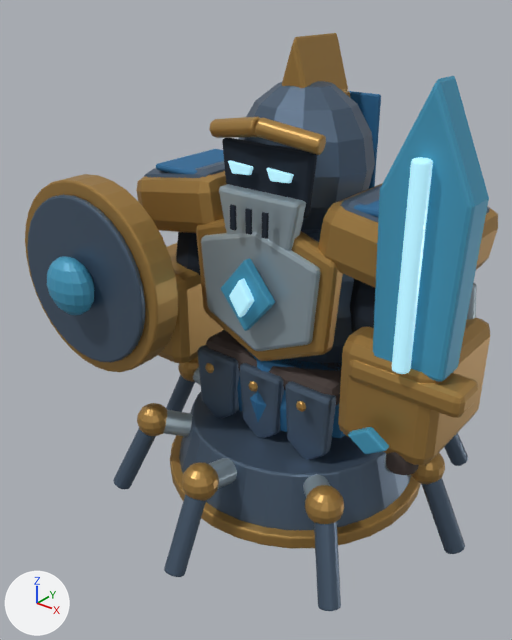
The FBX model unity/Assets/Scripts/UI3D/Resources/UI3D/Minions/Heavy.fbx: old version first, new version second.
Before and after are seen from a 50 mm camera at (1.58, -2.27, 2.18) aimed at (-0.13, -0.13, 0.85). The lights are fixed; the arrows at lower left show +X, +Y and +Z. The first picture is the older version. Vertices at exactly the same position are counted once.

Objects in the first picture: 'Heavy Runtime Mesh'.
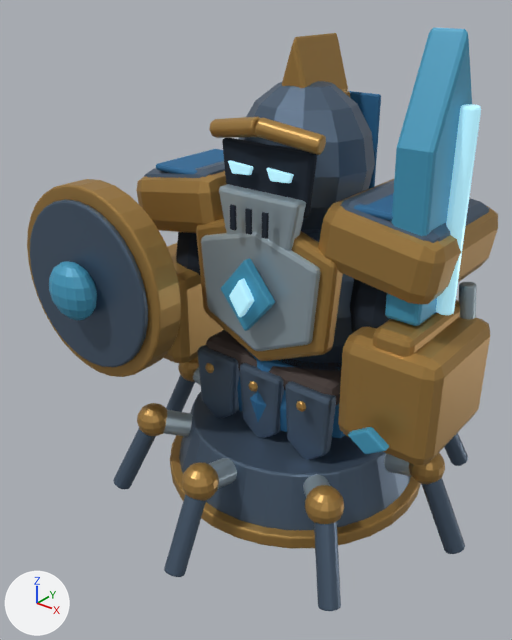
Boxes (x1, y1, x2, y2) around the edits, measured in the pictures (512 x 640 px; the box of a moved part takes in the faces that stretch with it):
'Heavy Runtime Mesh', reshaped
    before: (25, 33, 498, 611)
    after: (27, 28, 498, 611)
part 1 of me_cone_131, moved or reshaped
    before: (25, 174, 178, 372)
    after: (27, 179, 181, 377)
part 2 of me_cone_131, moved or reshaped
    before: (27, 194, 145, 362)
    after: (30, 199, 148, 367)
part 3 of me_cone_131, moved or reshaped
    before: (47, 256, 94, 315)
    after: (49, 261, 97, 320)
part 4 of me_cone_131, moved or reshaped (not visible afterwards)
    before: (386, 452, 419, 475)
part 5 of me_cone_131, moved or reshaped
    before: (348, 360, 478, 418)
    after: (373, 300, 460, 357)
part 6 of me_cone_131, moved or reshaped
    before: (373, 76, 489, 382)
    after: (385, 28, 472, 326)
part 7 of me_cone_131, moved or reshaped
    before: (392, 157, 433, 374)
    after: (436, 104, 481, 315)

Patch to the scene script:
```diff
--- a/unity/Assets/Scripts/UI3D/Resources/UI3D/Minions/Heavy.fbx.py
+++ b/unity/Assets/Scripts/UI3D/Resources/UI3D/Minions/Heavy.fbx.py
@@ me_cone_131 @@
 # used by ob_heavy_runtime_mesh; location = (0.0, 0.0, 0.0)
-me_cone_131.from_pydata(...)  # 7513 vertices, 7364 faces; spans x -1.08..0.88, y -0.86..0.86, z 0.02..1.98
+me_cone_131.from_pydata(...)  # 7513 vertices, 7364 faces; spans x -1.06..0.86, y -0.86..0.86, z 0.02..2.03
+# me_cone_131 part 1: the loose piece of 192 vertices spanning x -1.08..-0.25, y -0.59..-0.47, z 0.63..1.46 is moved by (0.02, 0.0, -0.02)
+# me_cone_131 part 2: the loose piece of 192 vertices spanning x -1.02..-0.31, y -0.62..-0.59, z 0.69..1.41 is moved by (0.02, 0.0, -0.02)
+# me_cone_131 part 3: the loose piece of 114 vertices spanning x -0.79..-0.54, y -0.74..-0.6, z 0.92..1.17 is moved by (0.02, 0.0, -0.02)
+# me_cone_131 part 4: the loose piece of 140 vertices spanning x 0.61..0.72, y -0.33..-0.21, z 0.54..0.88 is turned 90 degrees about the z axis through its middle, then moved by (-0.07, 0.18, 0.12)
+# me_cone_131 part 5: the loose piece of 56 vertices spanning x 0.45..0.88, y -0.34..-0.19, z 0.87..0.96 is turned 90 degrees about the z axis through its middle, then moved by (-0.07, 0.18, 0.12)
+# me_cone_131 part 6: the loose piece of 54 vertices spanning x 0.51..0.82, y -0.32..-0.19, z 0.97..1.91 is turned 90 degrees about the z axis through its middle, then moved by (-0.09, 0.17, 0.12)
+# me_cone_131 part 7: the loose piece of 112 vertices spanning x 0.63..0.7, y -0.39..-0.32, z 0.99..1.7 is turned 90 degrees about the z axis through its middle, then moved by (0.02, 0.27, 0.12)
 me_cone_131.materials.append(mat_steel)
```
